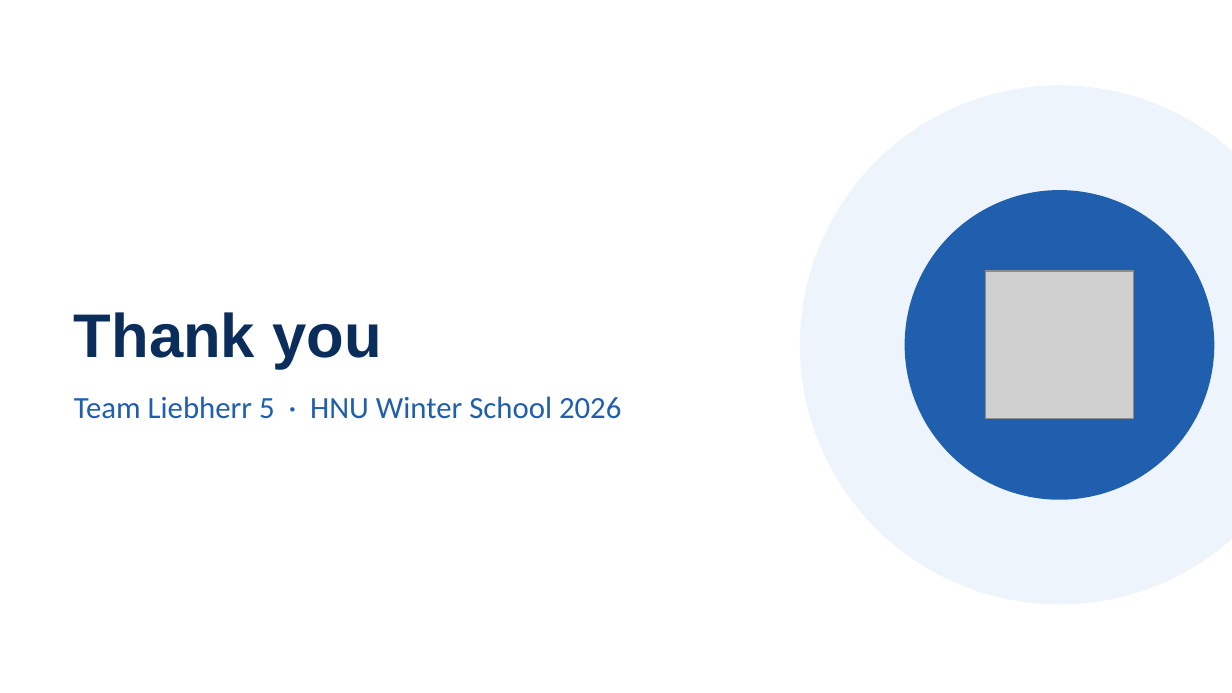
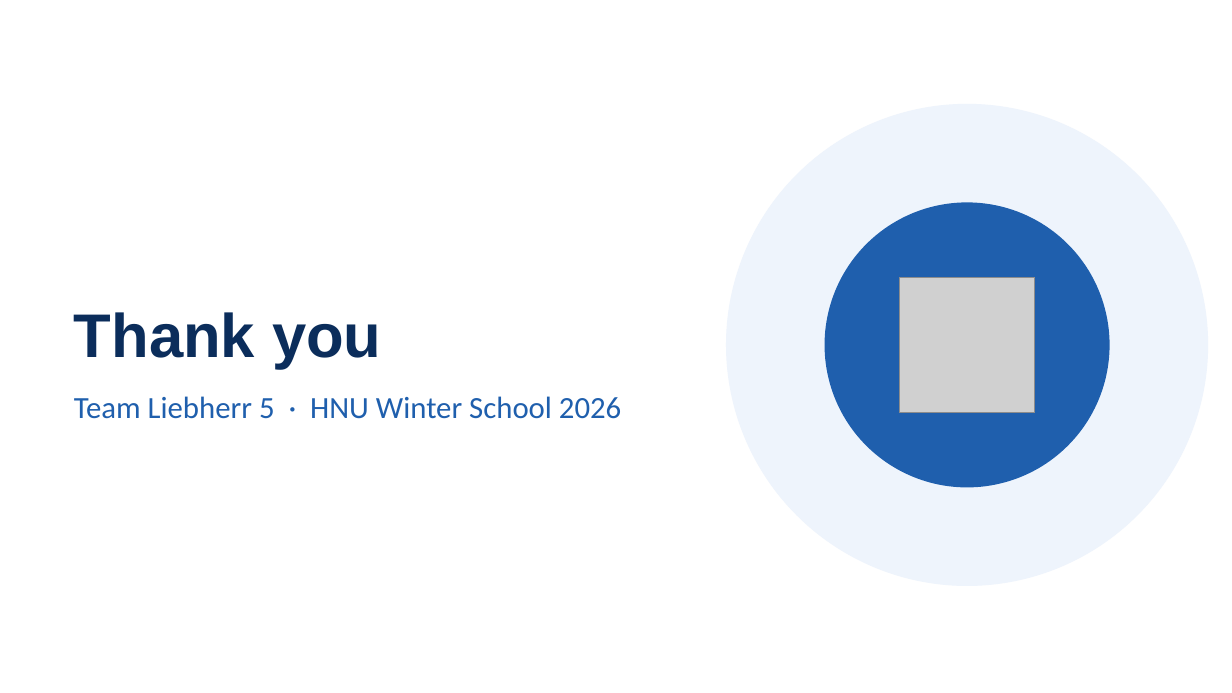
Before and after one commit to niv1999/liebherr-hackathon-2026, a slide deck: slide 14 of Liebherr5_DesignThinking_Journey.pptx. Drawn at 1232x693 pixels with LibreOffice and Linux fonts; fonts in the diff are those of the drawing; grey boxes stand for pictures. Boxes give left, top, right and bottom in pixels: in the first picture for what was removed or moved away, otherwise in the second. Text is boxed around its words. In the diff, an @@ line names an element or a change of style, - is before the commit and + after.

```diff
--- a/Liebherr5_DesignThinking_Journey.pptx
+++ b/Liebherr5_DesignThinking_Journey.pptx
@@ ellipse: place and size @@
-ellipse at <box>801,86,1232,604</box>
+ellipse at <box>727,105,1207,585</box>
@@ ellipse: place and size @@
-ellipse at <box>906,191,1214,499</box>
+ellipse at <box>825,203,1109,487</box>
@@ picture: place and size @@
-picture at <box>986,271,1133,419</box>
+picture at <box>899,277,1035,413</box>
@@ text "Team Liebherr 5 · HNU ..." at <box>74,396,621,419</box>: less space between paragraphs @@
```
Also in this commit, not shown: 1 other slide changed, 1 other file.
